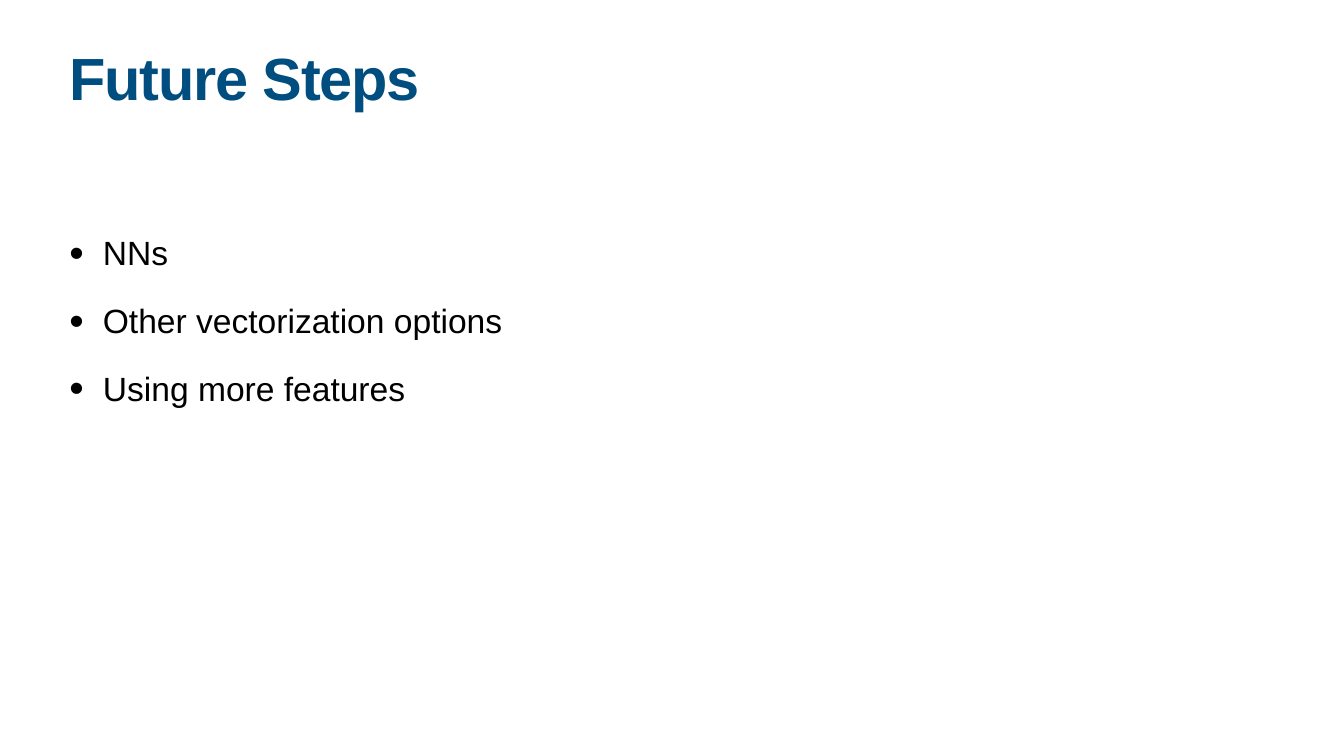
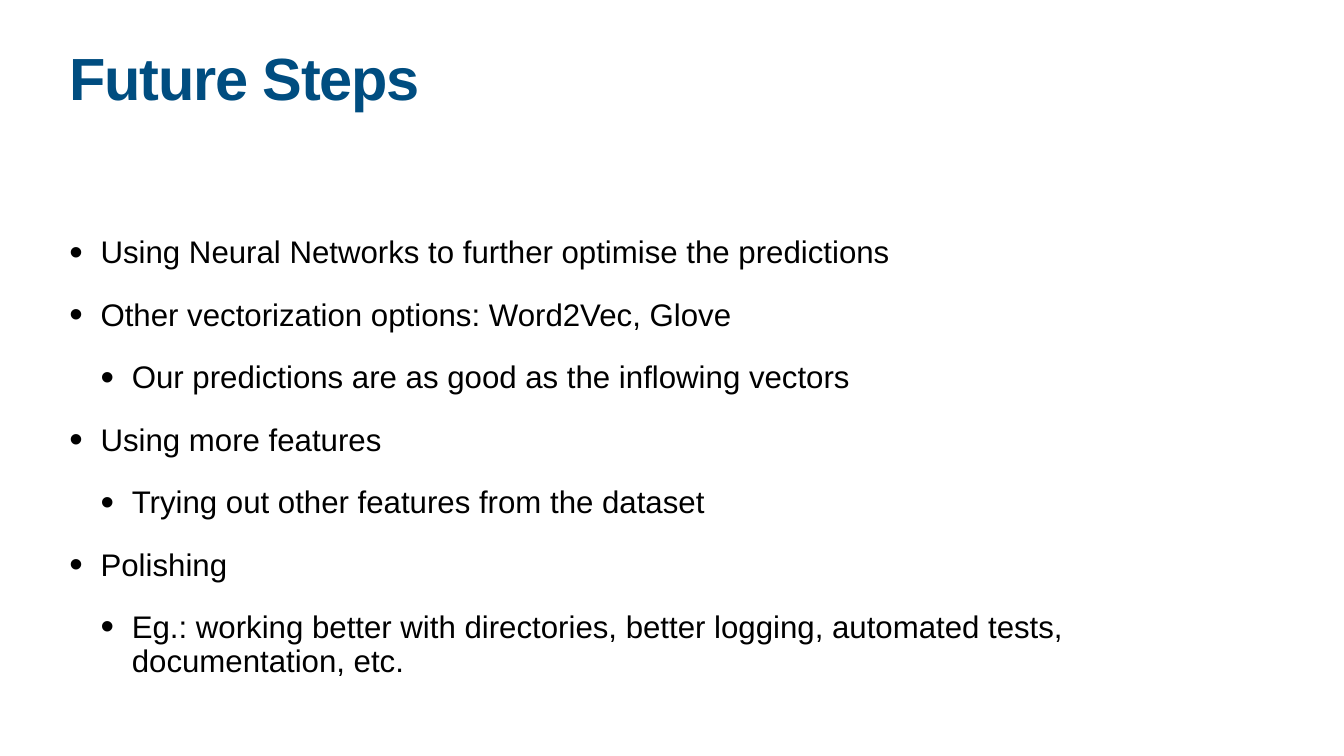
Before and after one commit to borislavdrag/south-park, a slide deck: slide 4 of presentation/presentation.pptx (slide 5 before the commit). Drawn at 1344x756 pixels with LibreOffice and Linux fonts; fonts in the diff are those of the drawing. Boxes give left, top, right and bottom in pixels: in the first picture for what was removed or moved away, otherwise in the second. Text is boxed around its words. In the diff, an @@ line names an element or a change of style, - is before the commit and + after.

```diff
--- a/presentation/presentation.pptx
+++ b/presentation/presentation.pptx
@@ text at (x1=101, y1=240, x2=889, y2=395): text changed; size 48 to 44.6 pt @@
-• NNs
-• Other vectorization options
+• Using Neural Networks to further optimise the predictions
+• Other vectorization options: Word2Vec, Glove
+  • Our predictions are as good as the inflowing vectors
@@ text at (x1=101, y1=428, x2=382, y2=457): size 48 to 44.6 pt in "Using more features"; indent changed; less space between paragraphs @@
@@ text at (x1=101, y1=490, x2=1063, y2=676): paragraphs added @@
+  • Trying out other features from the dataset
+• Polishing
+  • Eg.: working better with directories, better logging, automated tests, documentation, etc.
```
Also in this commit, not shown: 2 slides added, 3 slides removed.
